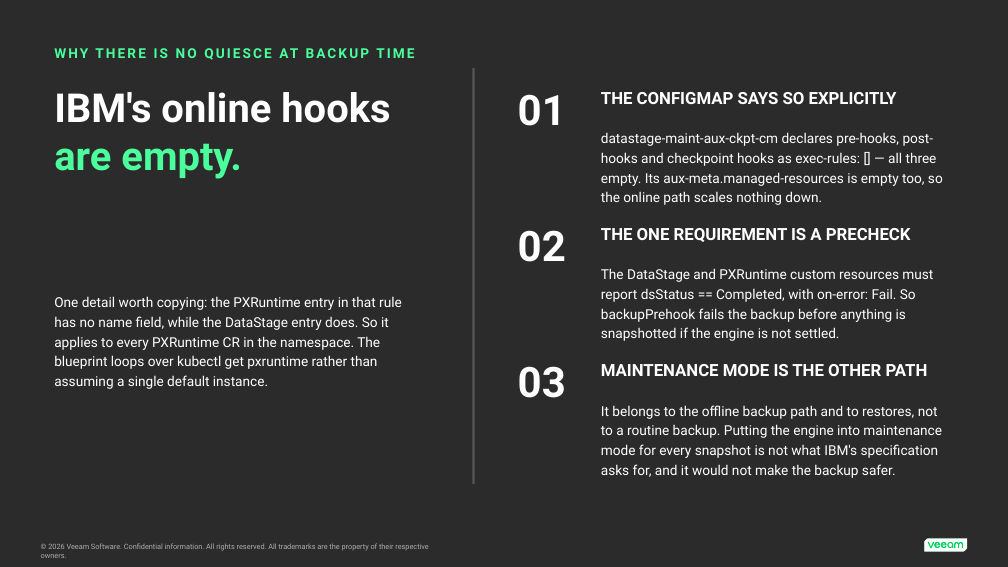
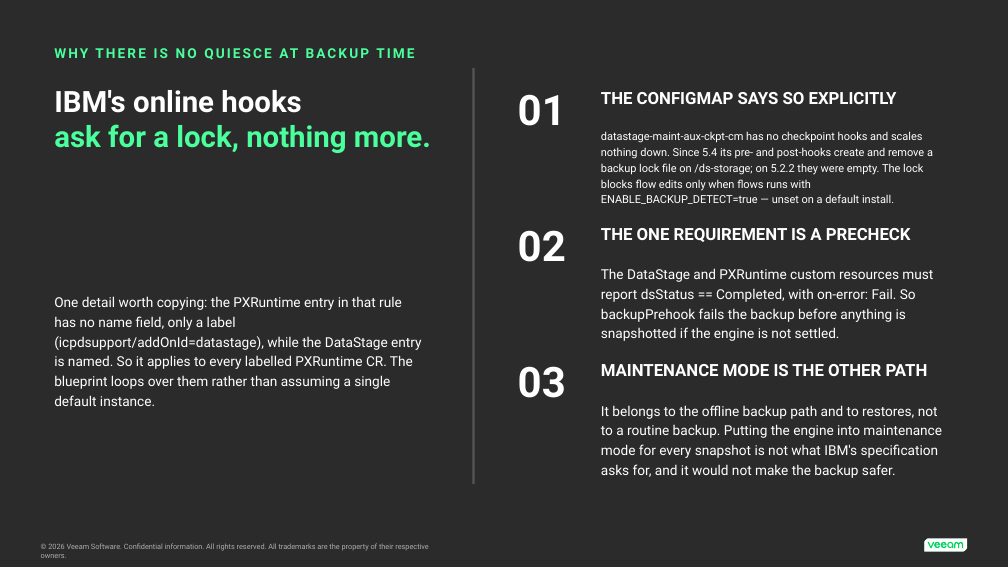
Before and after one commit to michaelcourcy/kasten-claude, a slide deck: slide 6 of datastage-example/datastage.pptx. Drawn at 1008x567 pixels with LibreOffice and Linux fonts; fonts in the diff are those of the drawing; background and template pictures are left out; a plain dark background stands for a picture behind light text. Boxes give left, top, right and bottom in pixels: in the first picture for what was removed or moved away, otherwise in the second. Text is boxed around its words. In the diff, an @@ line names an element or a change of style, - is before the commit and + after.

```diff
--- a/datastage-example/datastage.pptx
+++ b/datastage-example/datastage.pptx
@@ text at (54,90,431,153): text changed; size 38 to 28 pt; text colour #FFFFFF to gradient #4AFF9C to #67FFFE @@
-IBM's online hooks
-are empty.
+IBM's online hooks
+ask for a lock, nothing more.
@@ text at (601,131,933,204): text changed; size 13 to 10.5 pt @@
-datastage-maint-aux-ckpt-cm declares pre-hooks, post-hooks and checkpoint hooks as exec-rules: [] — all three empty. Its aux-meta.managed-resources is empty too, so the online path scales nothing down.
+datastage-maint-aux-ckpt-cm has no checkpoint hooks and scales nothing down. Since 5.4 its pre- and post-hooks create and remove a backup lock file on /ds-storage; on 5.2.2 they were empty. The lock blocks flow edits only when flows runs with ENABLE_BACKUP_DETECT=true — unset on a default install.
@@ text at (54,296,421,406): text changed @@
-One detail worth copying: the PXRuntime entry in that rule has no name field, while the DataStage entry does. So it applies to every PXRuntime CR in the namespace. The blueprint loops over kubectl get pxruntime rather than assuming a single default instance.
+One detail worth copying: the PXRuntime entry in that rule has no name field, only a label (icpdsupport/addOnId=datastage), while the DataStage entry is named. So it applies to every labelled PXRuntime CR. The blueprint loops over them rather than assuming a single default instance.
```
Also in this commit, not shown: 1 other slide changed, 15 other files.
